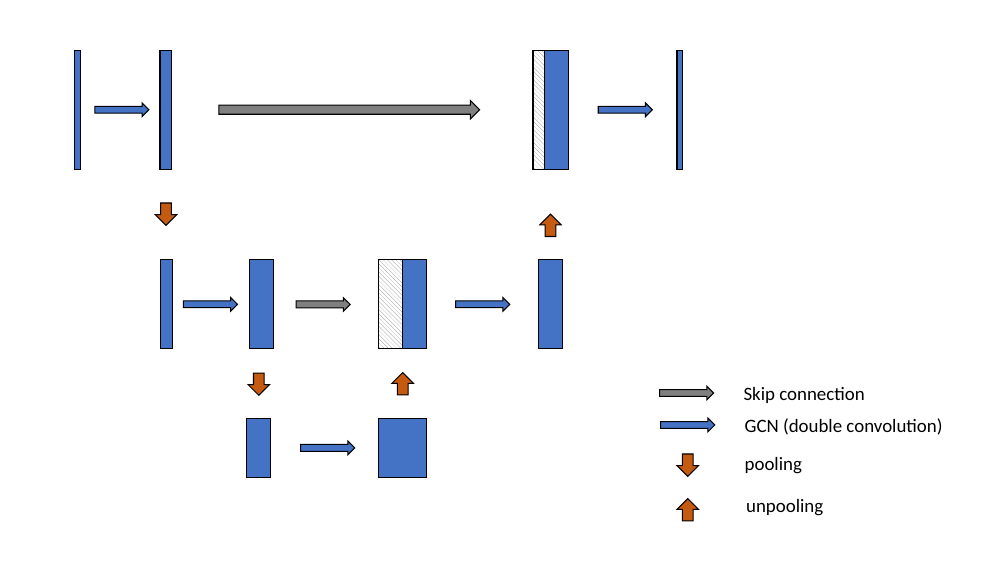
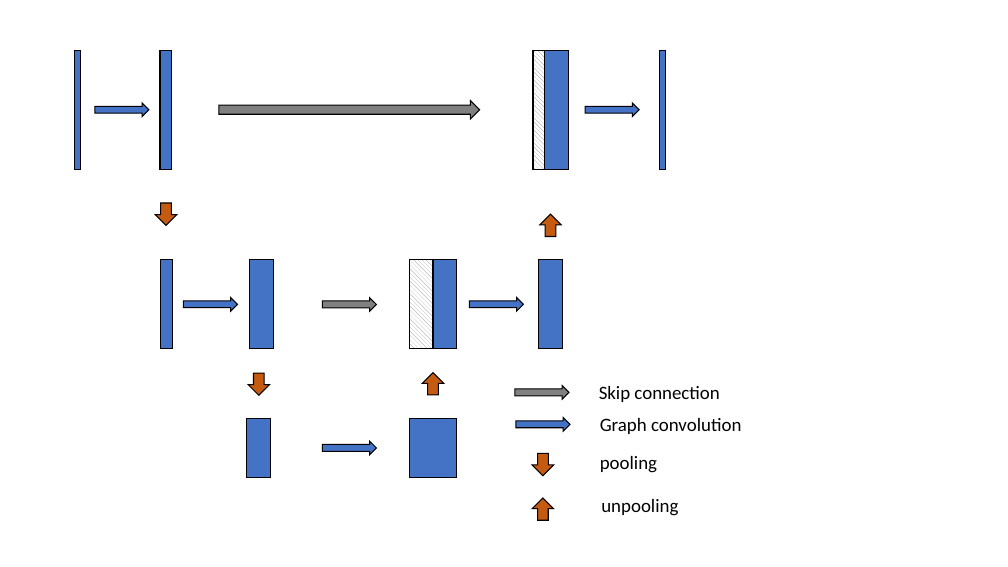
Before and after one commit to henrymartin1/DL2019_Graphpooling, a slide deck: slide 1 of models/diffpool_unet_architecture.pptx. Drawn at 1008x567 pixels with LibreOffice and Linux fonts; fonts in the diff are those of the drawing. Boxes give left, top, right and bottom in pixels: in the first picture for what was removed or moved away, otherwise in the second. Text is boxed around its words. In the diff, an @@ line names an element or a change of style, - is before the commit and + after.

Commit message:
small changes in architecture image

```diff
--- a/models/diffpool_unet_architecture.pptx
+++ b/models/diffpool_unet_architecture.pptx
@@ rectangle: place and size @@
-rectangle at [678,50,684,169]
+rectangle at [659,50,665,169]
@@ right arrow: place and size @@
-right arrow at [598,103,653,116]
+right arrow at [585,103,640,116]
@@ 3 rectangles, 1 right arrow: place and size @@
-3 rectangles, 1 right arrow at [379,259,426,478]
+3 rectangles, 1 right arrow at [409,259,457,478]
@@ right arrow: place and size @@
-right arrow at [296,298,351,312]
+right arrow at [322,298,377,312]
@@ right arrow: place and size @@
-right arrow at [456,297,510,311]
+right arrow at [470,297,524,311]
@@ 4 right arrows, 3 texts: place and size @@
-4 right arrows, 3 texts at [660,386,864,521]
+4 right arrows, 3 texts at [515,386,719,520]
@@ text at [600,418,741,434]: text changed @@
-GCN (double convolution)
+Graph convolution
@@ right arrow: place and size @@
-right arrow at [301,441,355,454]
+right arrow at [322,441,377,454]
```
